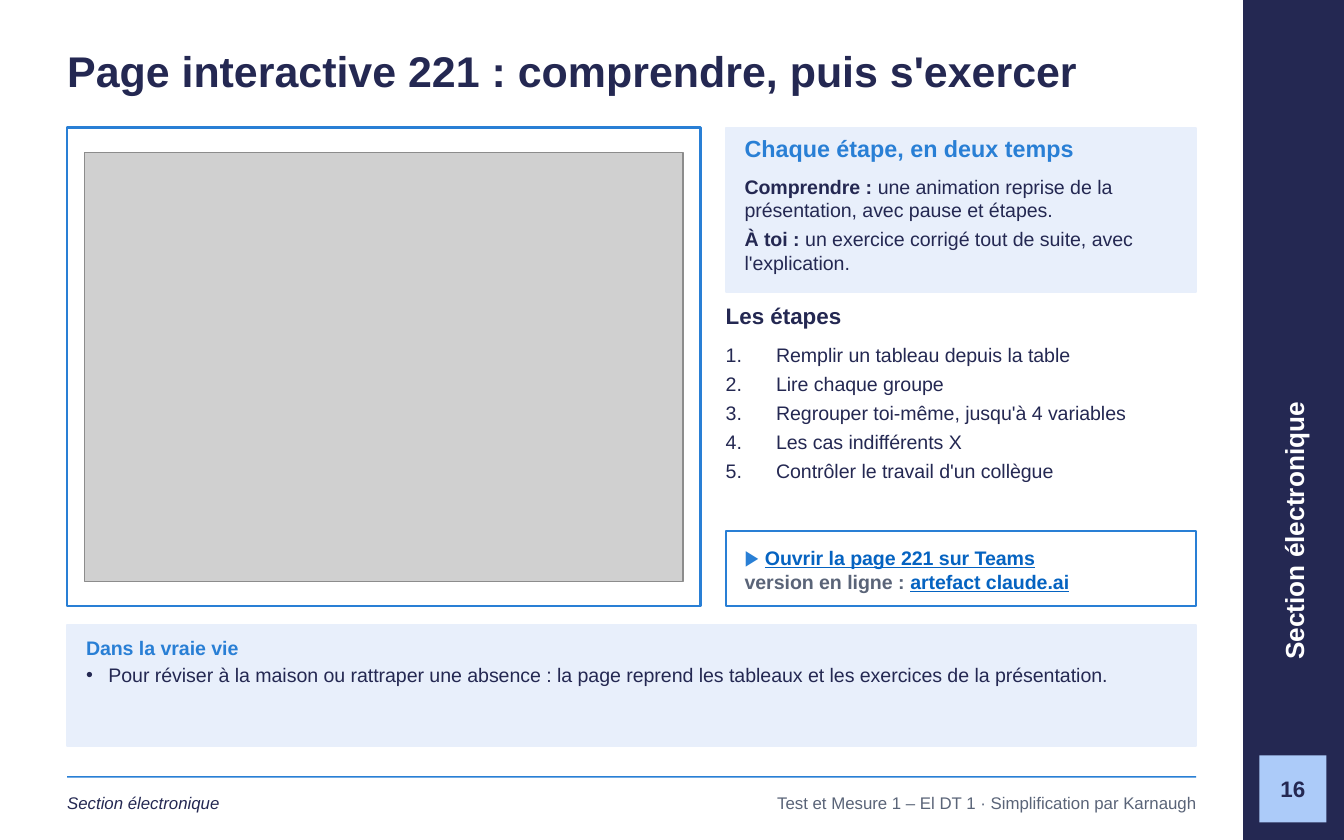
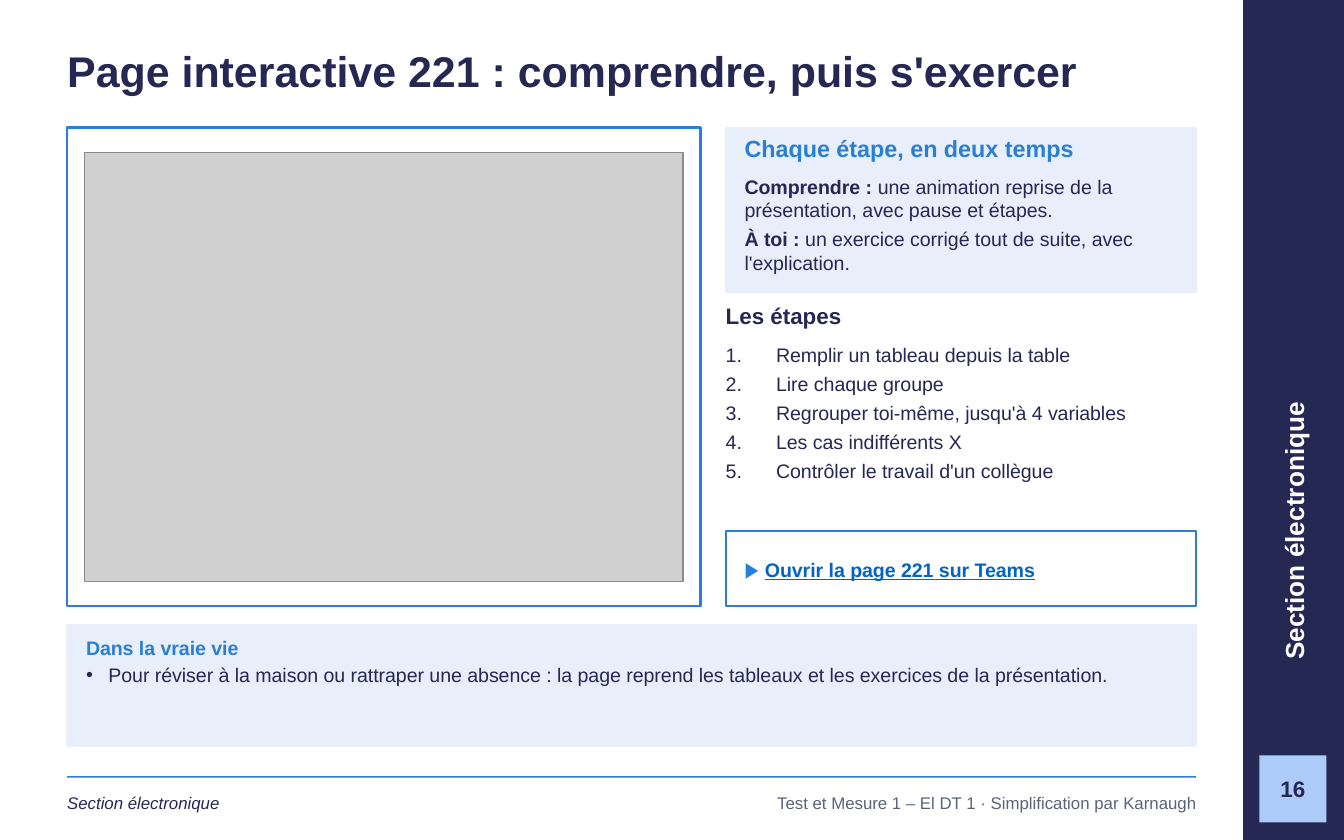
Before and after one commit to GlemoineETML/cours-etml, a slide deck: slide 16 of reference/tm1/semaine-2/220-karnaugh/220 Simplification par Karnaugh.pptx. Drawn at 1344x840 pixels with LibreOffice and Linux fonts; fonts in the diff are those of the drawing; grey boxes stand for pictures; background and template pictures are left out. Boxes give left, top, right and bottom in pixels: in the first picture for what was removed or moved away, otherwise in the second. Text is boxed around its words. In the diff, an @@ line names an element or a change of style, - is before the commit and + after.

```diff
--- a/reference/tm1/semaine-2/220-karnaugh/220 Simplification par Karnaugh.pptx
+++ b/reference/tm1/semaine-2/220-karnaugh/220 Simplification par Karnaugh.pptx
@@ text at bbox=[745, 574, 1069, 593]: paragraph removed @@
-version en ligne : artefact claude.ai
```
Also in this commit, not shown: 1 other slide changed, 12 other files.
